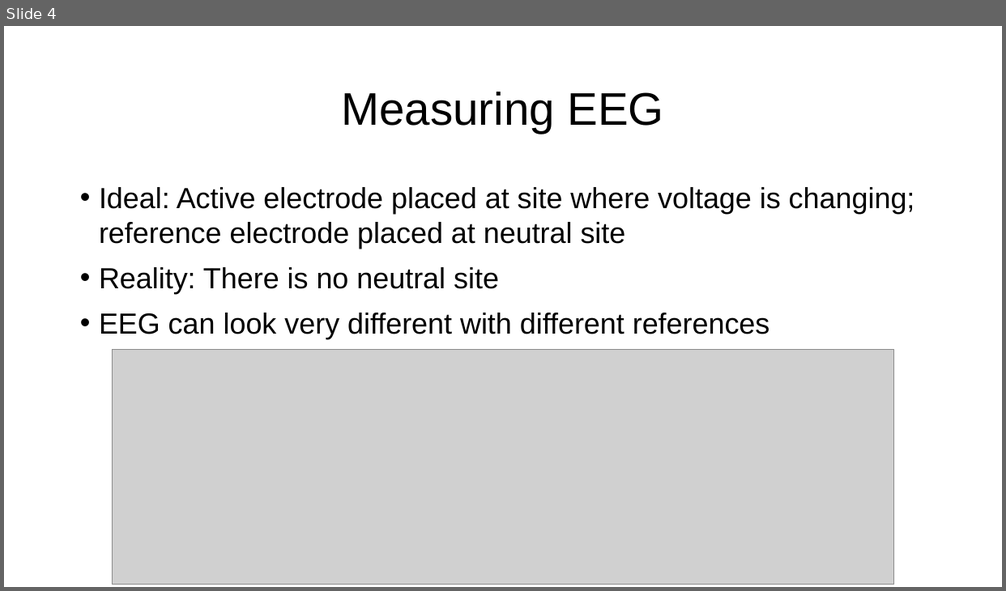
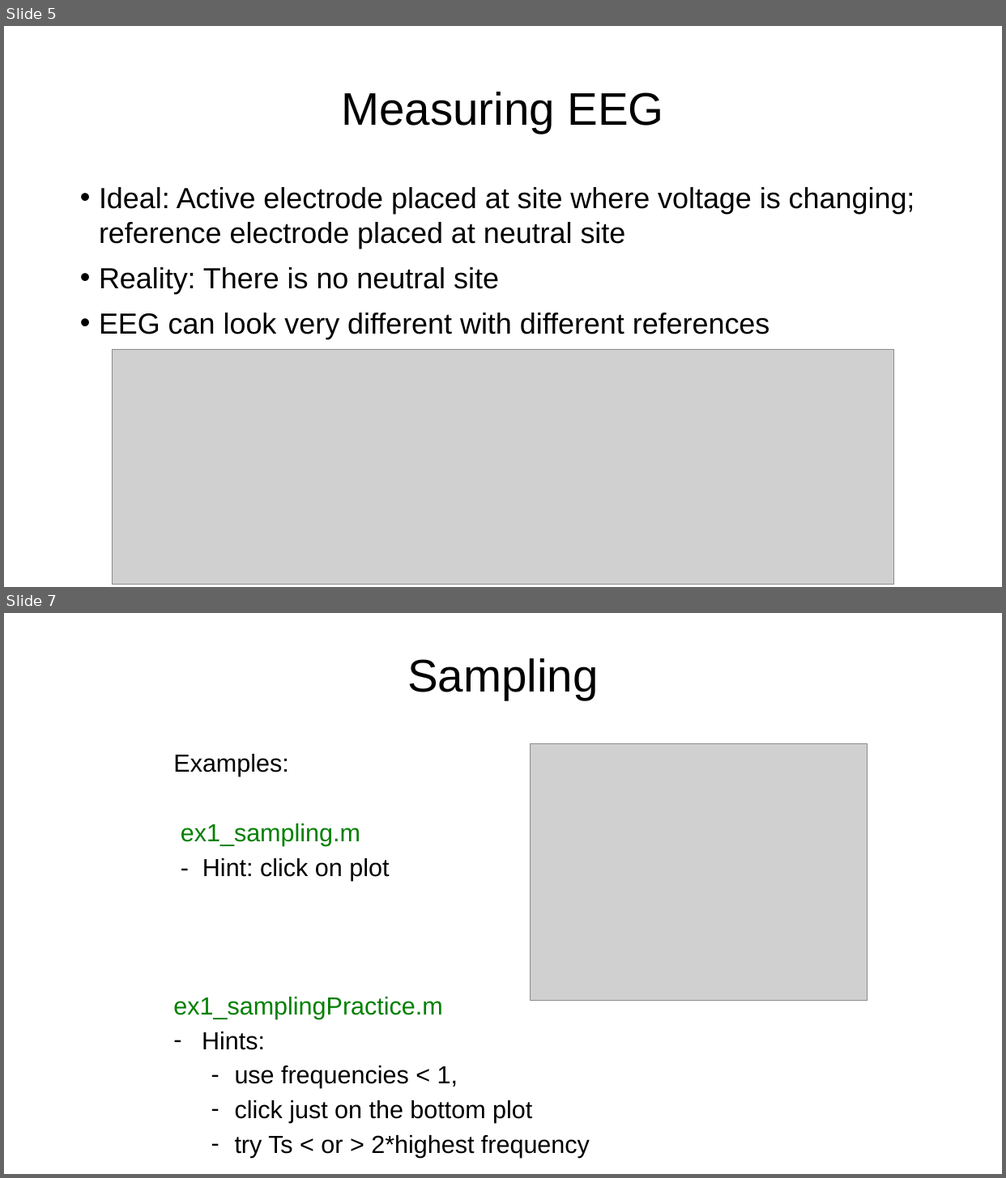
Before and after one commit to ssheldo/EEG_process_talk, a slide deck: EEG_Processing_Presentation.pptx. Shown one above the other, each under a label of ours: slide 4 before the commit, slides 5 and 7 after it; the slides between them are not shown. The pictures are 1006x591 and 1006x1178 pixels, drawn with LibreOffice and Linux fonts; fonts in the diff are those of the drawing; grey boxes stand for pictures. Boxes give left, top, right and bottom in pixels: in the first picture for what was removed or moved away, otherwise in the second. Text is boxed around its words. In the diff, an @@ line names an element or a change of style, - is before the commit and + after.

```diff
--- a/EEG_Processing_Presentation.pptx
+++ b/EEG_Processing_Presentation.pptx
@@ slide 7 added at bbox=[4, 613, 1002, 1174], background #FFFFFF @@
@@ title added at bbox=[407, 658, 598, 700], 44 pt, text #000000 @@
+Sampling
@@ text added at bbox=[173, 754, 590, 1158], 23.8 pt, text #000000 @@
+Examples:
+ex1_sampling.m
+- Hint: click on plot
+ex1_samplingPractice.m
+– Hints:
+  – use frequencies < 1,
+  – click just on the bottom plot
+  – try Ts < or > 2*highest frequency
@@ picture added at bbox=[530, 744, 868, 1001] @@
@@ what was slide 4 is now slide 5 @@
```
Also in this commit, not shown: 4 slides changed, 20 other slides added, 1 slide removed, 4 other files.
